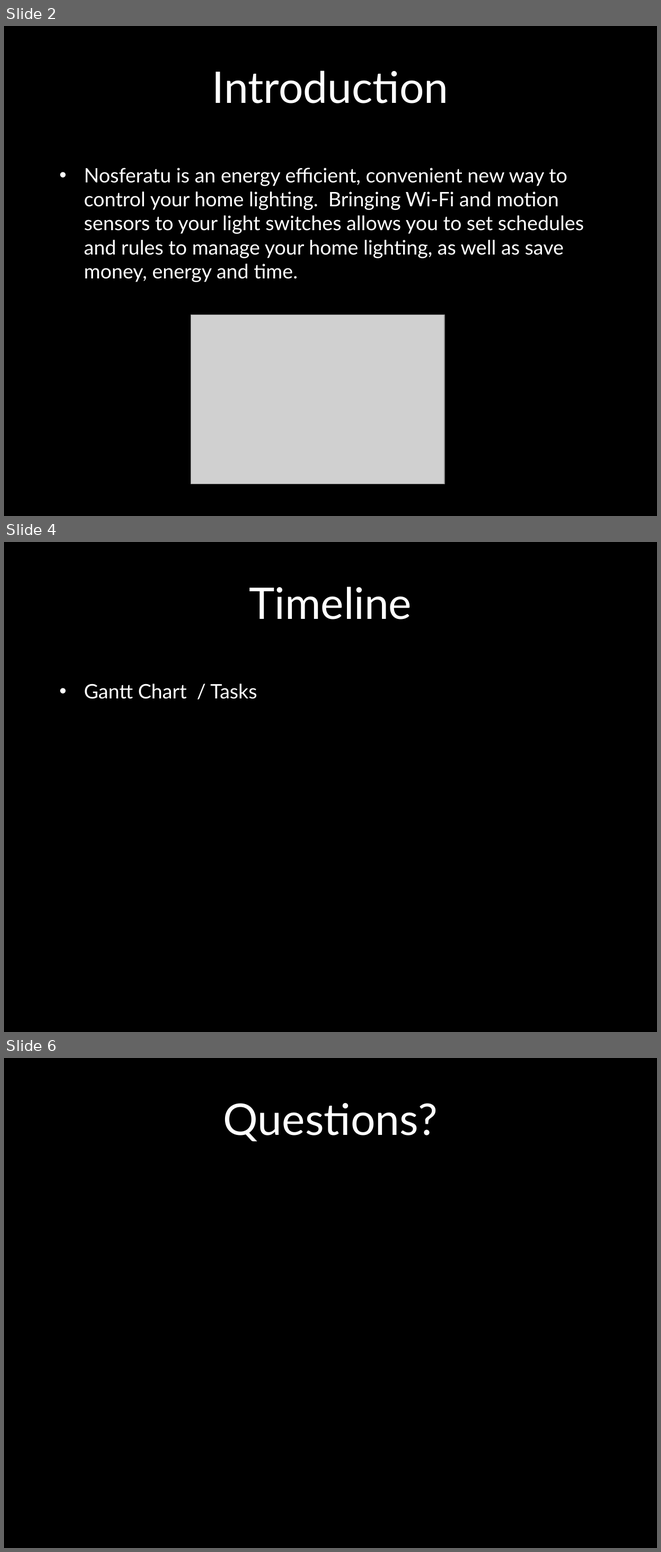
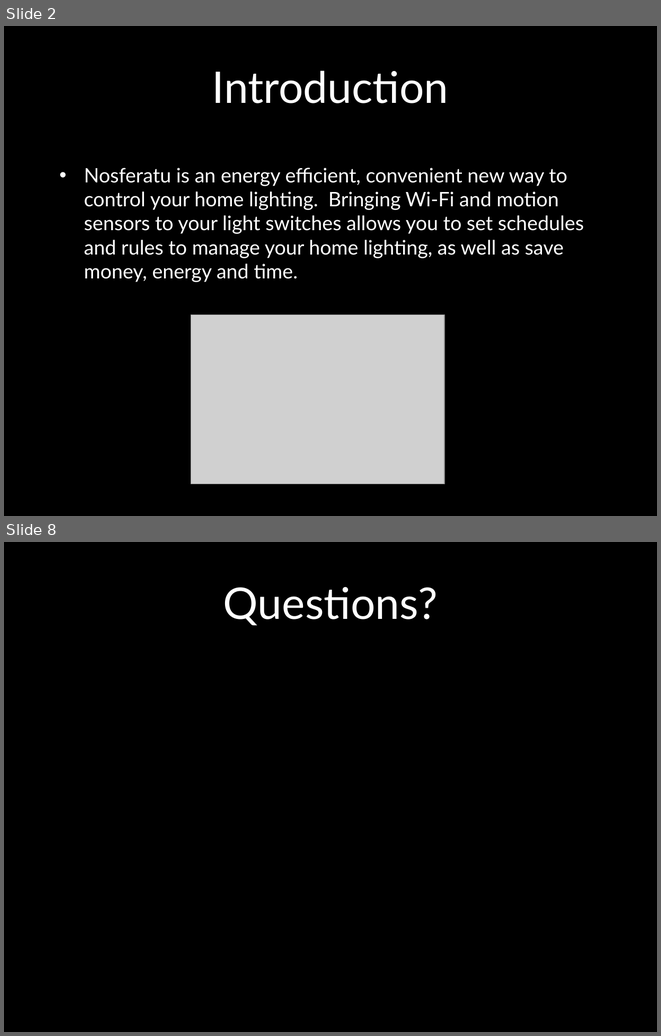
Before and after one commit to cojoigo/Capstone, a slide deck: Presentation.pptx. Shown one above the other, each under a label of ours: slides 2, 4 and 6 before the commit, slides 2 and 8 after it; the slides between them are not shown. The pictures are 661x1552 and 661x1036 pixels, drawn with LibreOffice and Linux fonts; fonts in the diff are those of the drawing; grey boxes stand for pictures; background and template pictures are left out. Boxes give left, top, right and bottom in pixels: in the first picture for what was removed or moved away, otherwise in the second. Text is boxed around its words. In the diff, an @@ line names an element or a change of style, - is before the commit and + after.

```diff
--- a/Presentation.pptx
+++ b/Presentation.pptx
@@ slide 4 removed at box(4, 542, 657, 1032), background picture (left out) @@
@@ title removed at box(249, 587, 412, 619) @@
-Timeline
@@ text removed at box(84, 684, 257, 699) @@
-• Gantt Chart / Tasks
@@ what was slide 6 is now slide 8 @@
```
Also in this commit, not shown: 1 slide changed, 4 slides added, 1 other slide removed, 8 other files.
